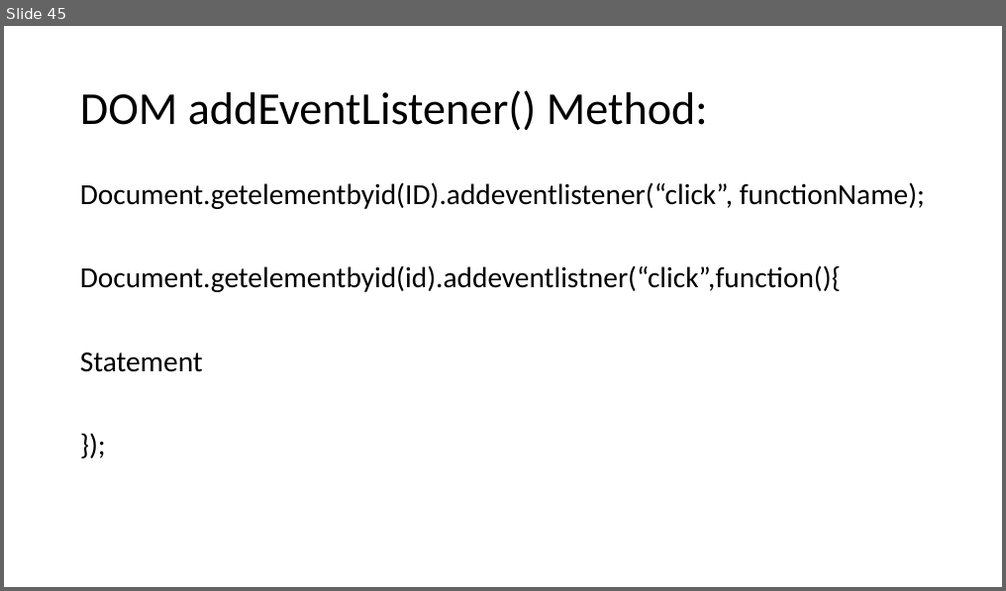
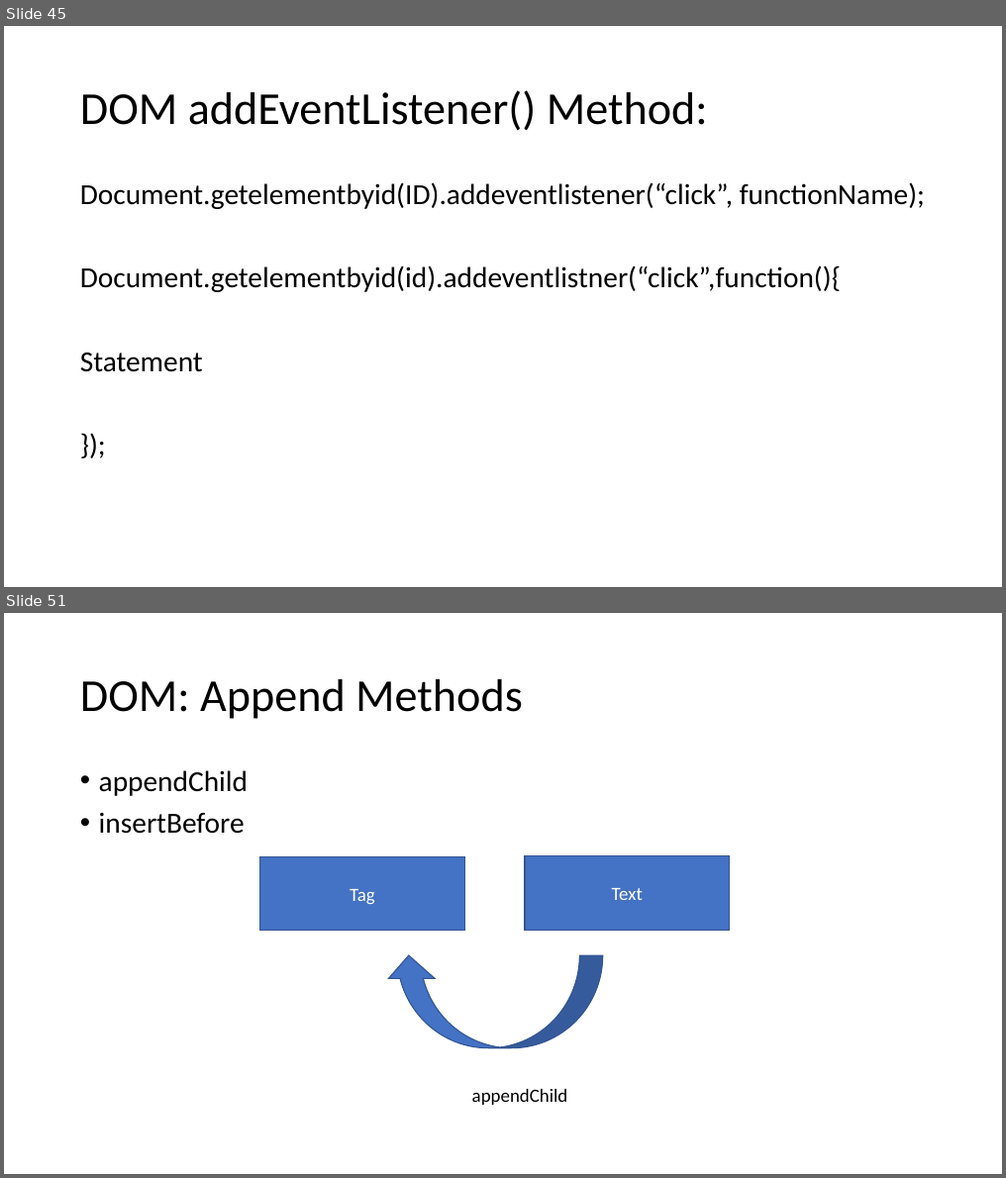
Before and after one commit to PiyushChaturvedii/batch03, a slide deck: JS Array Methods.pptx. Shown one above the other, each under a label of ours: slide 45 before the commit, slides 45 and 51 after it; the slides between them are not shown. The pictures are 1006x591 and 1006x1178 pixels, drawn with LibreOffice and Linux fonts; fonts in the diff are those of the drawing. Boxes give left, top, right and bottom in pixels: in the first picture for what was removed or moved away, otherwise in the second. Text is boxed around its words. In the diff, an @@ line names an element or a change of style, - is before the commit and + after.

```diff
--- a/JS Array Methods.pptx
+++ b/JS Array Methods.pptx
@@ slide 51 added at [4, 613, 1002, 1174], background #FFFFFF @@
@@ title added at [80, 679, 523, 719], 44 pt, text #000000 @@
+DOM: Append Methods
@@ text added at [99, 770, 248, 834], 28 pt, text #000000 @@
+• appendChild
+• insertBefore
@@ rectangle added at [260, 858, 464, 931], fill #4472C4, outline #325491 1 pt, 18 pt, text #FFFFFF @@
+Tag
@@ rectangle added at [525, 857, 730, 931], fill #4472C4, outline #325491 1 pt, 18 pt, text #FFFFFF @@
+Text
@@ curved up arrow added at [386, 956, 603, 1049], fill #4472C4, outline #325491 1 pt @@
@@ text added at [472, 1089, 568, 1105], 18 pt, text #000000 @@
+appendChild
```
Also in this commit, not shown: 7 other slides added, 23 other files.
